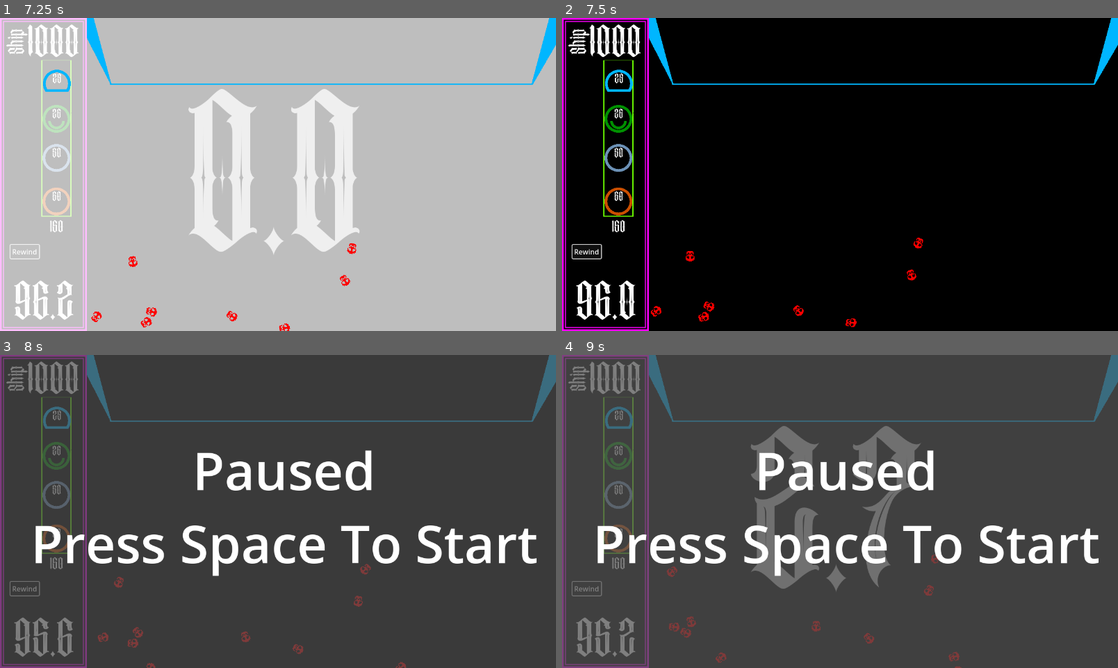
Above: before the commit, frames 1-4 (two rows, left to right).
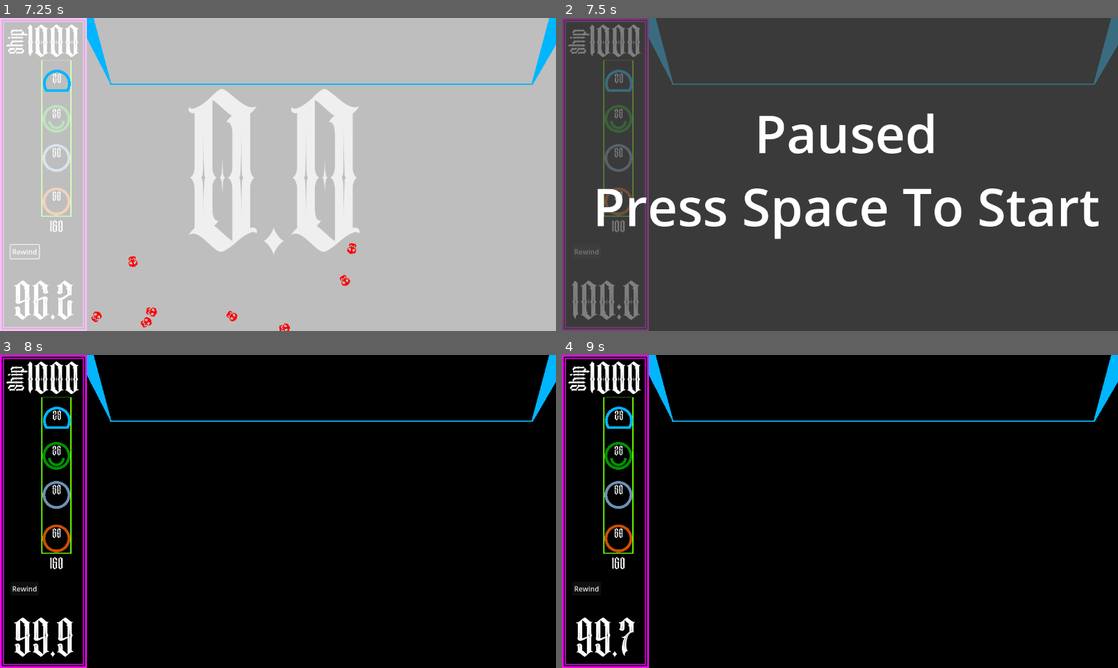
Above: after the commit, the same moments.

Repository: jwant/nefe
Game: Godot game, scene res://entities/utilities/no_escape_from_earth.tscn
Two runs of this game, one before a commit and one after it. Both use one fixed random seed, a clock stepped at 60 frames per second and the inputs below.
Inputs (mouse positions are in pixels of both pictures, inside the frame that each line leads up to):
- Up to frame 1 (7.25 s): tap Space (pause) at 0.5 s; move the mouse to (400, 158) at 0.52 s; click (400, 158) at 0.6 s; click "Rewind" at 1.25 s; click "Rewind" at 2 s; click "Rewind" at 2.75 s; drag from (55, 83) to (55, 202) at 3.52 s; move the mouse to (55, 118) at 4.27 s; click (55, 118) at 4.35 s; drag from (55, 202) to (55, 118) at 5.02 s; drag from (55, 158) to (116, 33) at 5.77 s; drag from (116, 33) to (55, 202) at 6.52 s
- Up to frame 2 (7.5 s): move the mouse to (712, 33) at 7.27 s; click (712, 33) at 7.35 s
- Up to frame 3 (8 s): tap Space (pause) at 7.9 s
- Up to frame 4 (9 s): tap Space (pause) at 8, 8.75 s; drag from (756, 433) to (617, 495) at 8.02 s; drag from (745, 370) to (884, 380) at 8.77 s

Frame 1 is identical in both runs. In frame 2, 100% of the frame differs, in the area x 0-100%, y 0-100%; in frame 3, 100%; in frame 4, 100%.

Commit message:
feat: updated sprites

Diff:
--- a/entities/energy_pellet/energy_pellet.gd
+++ b/entities/energy_pellet/energy_pellet.gd
@@ -3,7 +3,7 @@
 
 var velocity: Vector2
 var speed: int = 100
-var energy: int = 10
+var energy: int = 25
 var targeted: bool = false
 
 func _ready():
--- a/entities/tower/bullet_tower/bullet/bullet.tscn
+++ b/entities/tower/bullet_tower/bullet/bullet.tscn
@@ -1,11 +1,11 @@
 [gd_scene load_steps=5 format=3 uid="uid://kpillceaswhm"]
 
 [ext_resource type="Script" uid="uid://df1j67amu2uce" path="res://entities/tower/bullet_tower/bullet/bullet.gd" id="1_blpv1"]
-[ext_resource type="Texture2D" uid="uid://ccmtdco5v8b7u" path="res://assets/art/colorgrid.png" id="2_0rh7v"]
+[ext_resource type="Texture2D" uid="uid://cqdupgm35y8mw" path="res://entities/tower/art/tower_spritesheet.png" id="2_0rh7v"]
 [ext_resource type="PackedScene" uid="uid://uhay06i1t3kb" path="res://entities/utilities/despawning/despawn.tscn" id="3_0rh7v"]
 
-[sub_resource type="RectangleShape2D" id="RectangleShape2D_rfguu"]
-size = Vector2(64, 64)
+[sub_resource type="CircleShape2D" id="CircleShape2D_0rh7v"]
+radius = 43.0
 
 [node name="Bullet" type="Area2D"]
 collision_layer = 0
@@ -14,14 +14,14 @@
 damage = 25
 
 [node name="Sprite2D" type="Sprite2D" parent="."]
-scale = Vector2(0.5, 0.5)
+scale = Vector2(0.167, 0.167)
 texture = ExtResource("2_0rh7v")
 region_enabled = true
-region_rect = Rect2(64, 192, 64, 64)
+region_rect = Rect2(512, 0, 256, 256)
 
 [node name="CollisionShape2D" type="CollisionShape2D" parent="."]
 scale = Vector2(0.5, 0.5)
-shape = SubResource("RectangleShape2D_rfguu")
+shape = SubResource("CircleShape2D_0rh7v")
 
 [node name="Despawn" parent="." instance=ExtResource("3_0rh7v")]
 despawn_down = true
--- a/entities/tower/energy_collector/collector_drone/collector_drone.gd
+++ b/entities/tower/energy_collector/collector_drone/collector_drone.gd
@@ -6,10 +6,12 @@
 var energy: int = 0
 var home: Tower
 var speed: int = 400
+var rotation_speed: int = 10
 
 func _process(delta):
 	var direction = self.global_position.direction_to(target.global_position)
 	position += direction * speed * delta
+	rotation += rotation_speed * delta
 
 func _on_area_entered(area:Area2D):
 	if area == target:
--- a/entities/tower/energy_collector/collector_drone/collector_drone.tscn
+++ b/entities/tower/energy_collector/collector_drone/collector_drone.tscn
@@ -1,7 +1,7 @@
 [gd_scene load_steps=4 format=3 uid="uid://wragtw3h2a0i"]
 
-[ext_resource type="Texture2D" uid="uid://ccmtdco5v8b7u" path="res://assets/art/colorgrid.png" id="1_mqxj8"]
 [ext_resource type="Script" uid="uid://ty0xc8e2x4md" path="res://entities/tower/energy_collector/collector_drone/collector_drone.gd" id="1_wsiab"]
+[ext_resource type="Texture2D" uid="uid://cqdupgm35y8mw" path="res://entities/tower/art/tower_spritesheet.png" id="2_wsiab"]
 
 [sub_resource type="RectangleShape2D" id="RectangleShape2D_wsiab"]
 size = Vector2(32, 32)
@@ -13,10 +13,10 @@
 script = ExtResource("1_wsiab")
 
 [node name="Sprite2D" type="Sprite2D" parent="."]
-scale = Vector2(0.5, 0.5)
-texture = ExtResource("1_mqxj8")
+scale = Vector2(0.125, 0.125)
+texture = ExtResource("2_wsiab")
 region_enabled = true
-region_rect = Rect2(128, 64, 64, 64)
+region_rect = Rect2(512, 512, 256, 256)
 
 [node name="CollisionShape2D" type="CollisionShape2D" parent="."]
 shape = SubResource("RectangleShape2D_wsiab")
--- a/entities/ui/rewind/control.gd
+++ b/entities/ui/rewind/control.gd
@@ -21,6 +21,7 @@
 		playing = false
 		countdown.visible = false
 		Engine.time_scale = 1
+		GameManager.reset_game(GameManager.energy)
 	)
 
 func _process(_delta):
--- a/entities/utilities/game_manager/game_manager.gd
+++ b/entities/utilities/game_manager/game_manager.gd
@@ -27,7 +27,9 @@
 	energy -= amount
 	return true
 
-func reset_game():
+func reset_game(stored_energy: int=0):
 	get_tree().reload_current_scene()
-	energy = STARTING_ENERGY
+	if stored_energy < STARTING_ENERGY:
+		stored_energy = STARTING_ENERGY
+	energy = stored_energy
 	ship_health = STARTING_HEALTH
Binary file changed: entities/tower/art/tower_spritesheet.png
Not shown, changed: entities/tower/art/tower_spritesheet.png~
